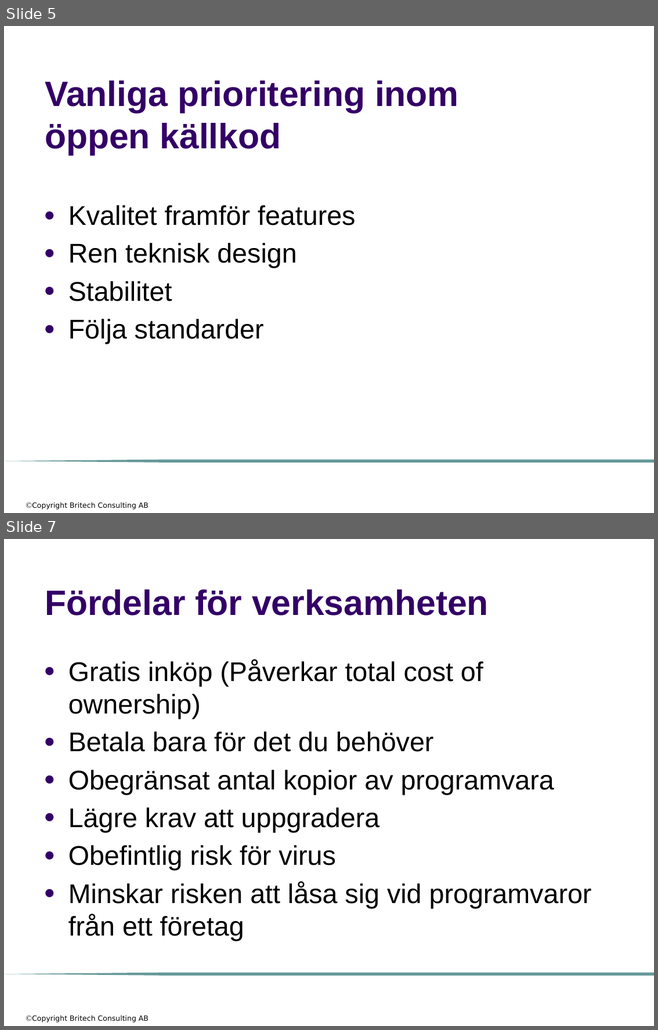
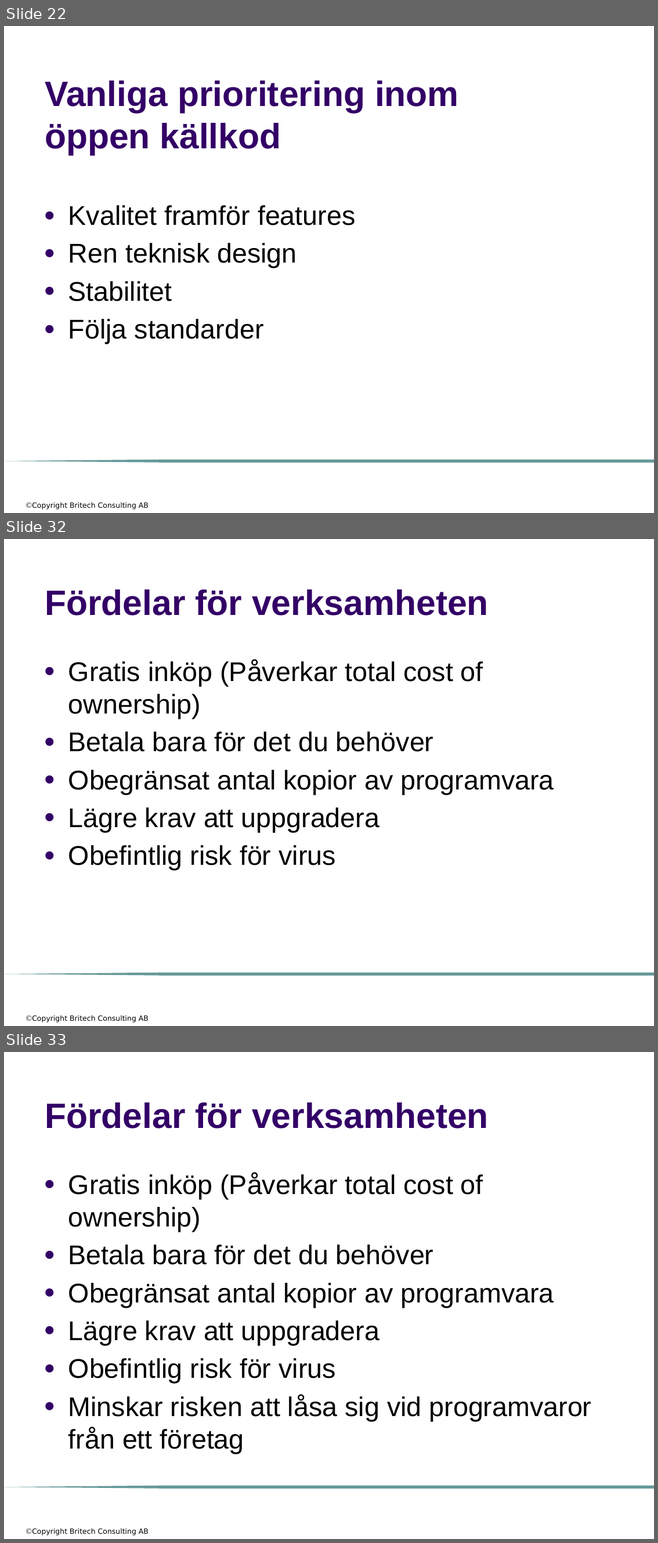
Before and after one commit to me97esn/groovyseminarium, a slide deck: groovyseminarie/dokument/open_source.pptx. Shown one above the other, each under a label of ours: slides 5 and 7 before the commit, slides 22, 32 and 33 after it; the slides between them are not shown. The pictures are 658x1030 and 658x1543 pixels, drawn with LibreOffice and Linux fonts; fonts in the diff are those of the drawing; background and template pictures are left out. Boxes give left, top, right and bottom in pixels: in the first picture for what was removed or moved away, otherwise in the second. Text is boxed around its words. In the diff, an @@ line names an element or a change of style, - is before the commit and + after.

```diff
--- a/groovyseminarie/dokument/open_source.pptx
+++ b/groovyseminarie/dokument/open_source.pptx
@@ slide 32 added at [4, 539, 654, 1026], background #FFFFFF; not listed: 2 template elements that a slide beside it also shows @@
@@ title added at [45, 589, 488, 616], 39 pt, text #330066, bold @@
+Fördelar för verksamheten
@@ text added at [68, 660, 554, 871], 30 pt, text #000000 @@
+● Gratis inköp (Påverkar total cost of ownership)
+● Betala bara för det du behöver
+● Obegränsat antal kopior av programvara
+● Lägre krav att uppgradera
+● Obefintlig risk för virus
@@ what was slide 5 is now slide 22 @@
@@ what was slide 7 is now slide 33 @@
```
Also in this commit, not shown: 4 slides changed, 33 other slides added.
